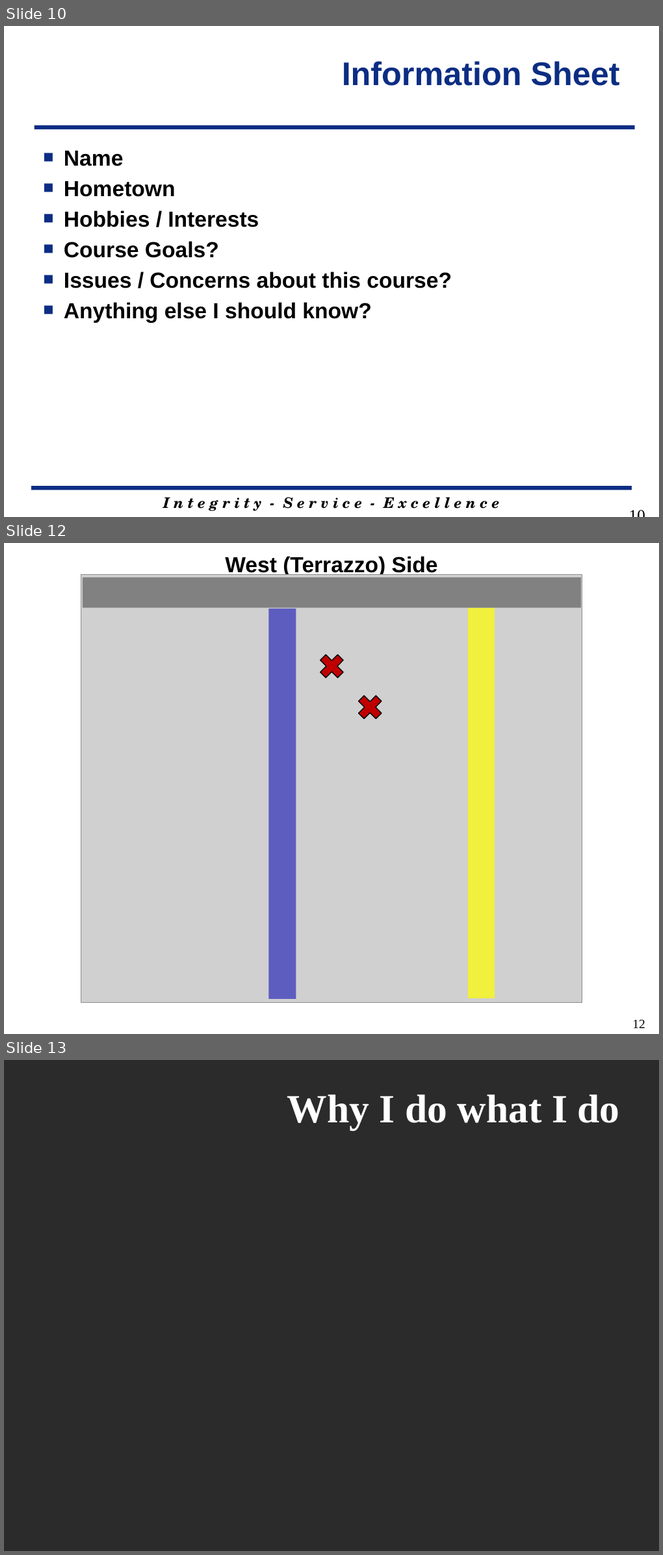
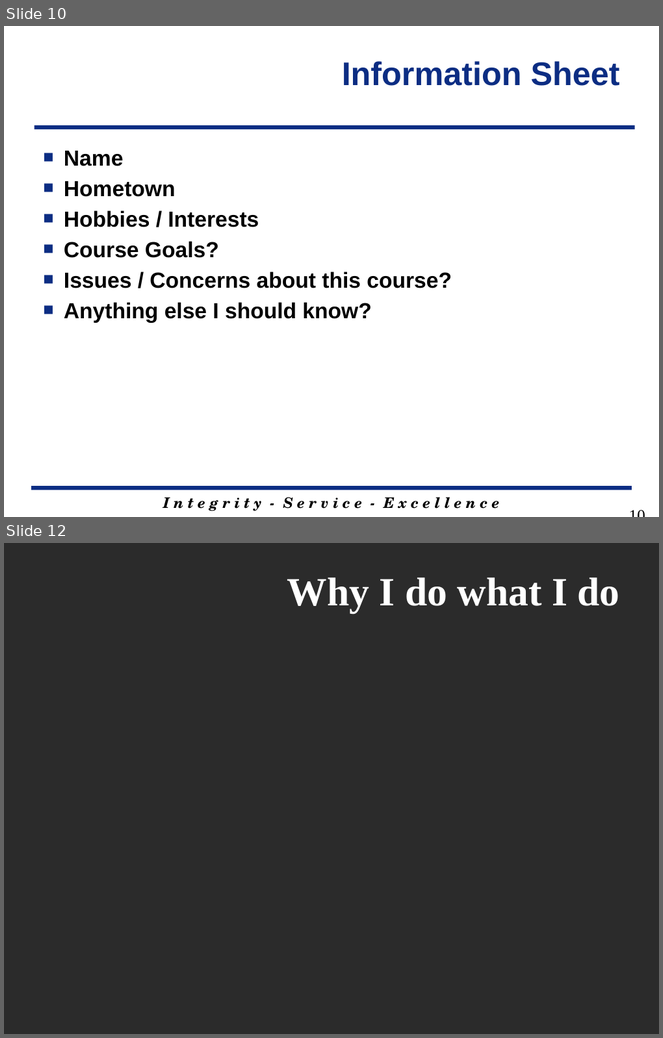
Before and after one commit to jfalkinburg/ECE383_web, a slide deck: lecture/slides/ECE_383_Lec1.pptx. Shown one above the other, each under a label of ours: slides 10, 12 and 13 before the commit, slides 10 and 12 after it; the slides between them are not shown. The pictures are 663x1555 and 663x1038 pixels, drawn with LibreOffice and Linux fonts; fonts in the diff are those of the drawing; grey boxes stand for pictures; background and template pictures are left out; a plain dark background stands for a picture behind light text. Boxes give left, top, right and bottom in pixels: in the first picture for what was removed or moved away, otherwise in the second. Text is boxed around its words. In the diff, an @@ line names an element or a change of style, - is before the commit and + after.

Commit message:
Minor changes to lecture 1 slides.

```diff
--- a/lecture/slides/ECE_383_Lec1.pptx
+++ b/lecture/slides/ECE_383_Lec1.pptx
@@ slide 12 removed at box(4, 543, 659, 1034), background #FFFFFF @@
@@ rectangle removed at box(4, 543, 659, 1034) @@
-West (Terrazzo) Side
@@ picture removed at box(81, 574, 582, 1003) @@
@@ rectangle removed at box(83, 577, 581, 608) @@
@@ rectangle removed at box(269, 609, 296, 999) @@
@@ rectangle removed at box(468, 608, 495, 999) @@
@@ cross removed at box(315, 649, 348, 683) @@
@@ cross removed at box(353, 691, 387, 724) @@
@@ page number removed at box(633, 1020, 646, 1029) @@
-12
@@ what was slide 13 is now slide 12 @@
```
Also in this commit, not shown: 9 slides changed.
